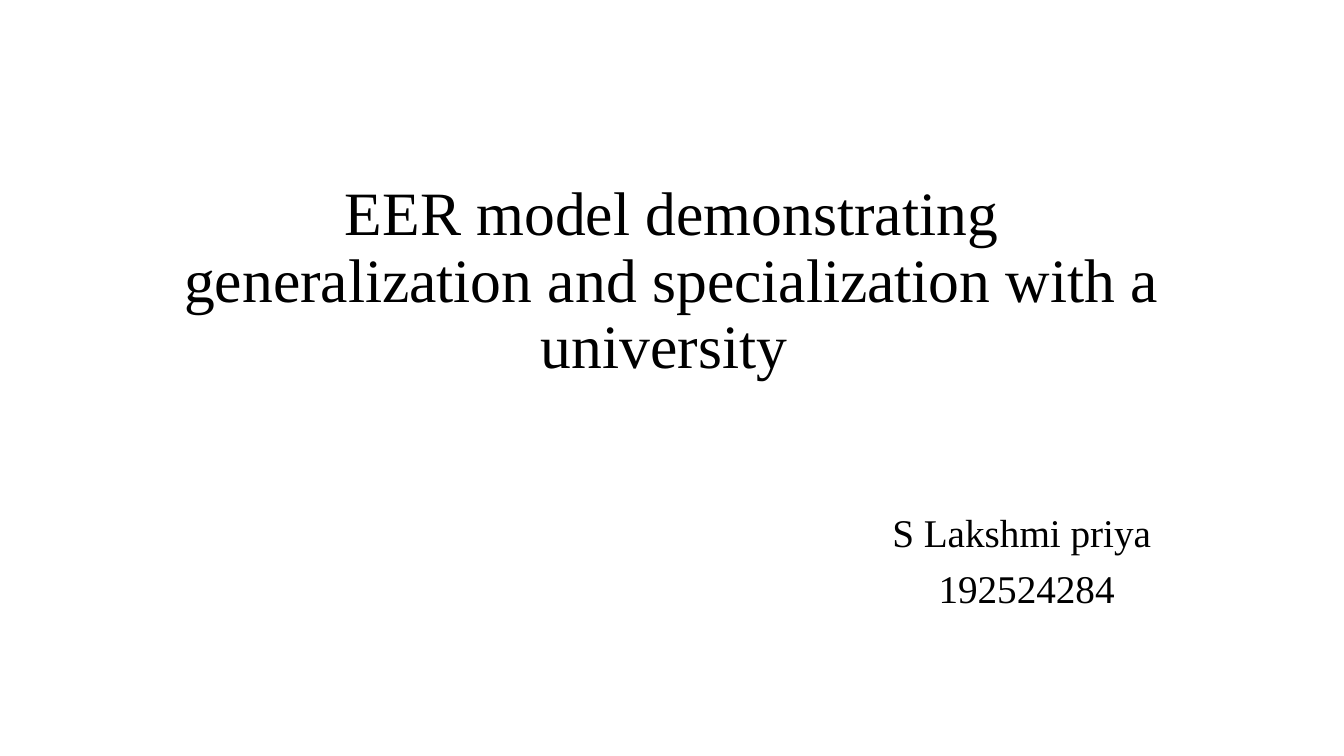
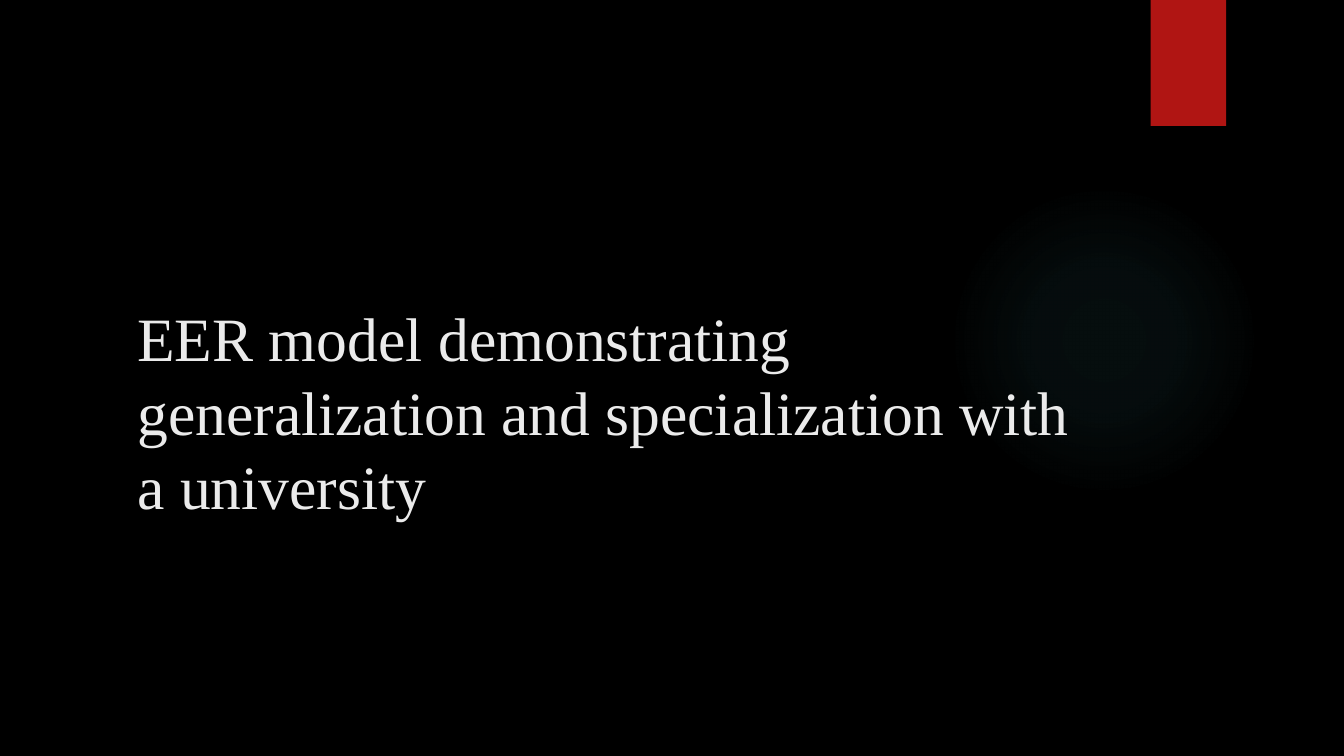
Before and after one commit to priyasiddapu-create/csa-0504-dbms, a slide deck: slide 5 of dbms ppt.pptx. Drawn at 1344x756 pixels with LibreOffice and Linux fonts; fonts in the diff are those of the drawing; background and template pictures are left out. Boxes give left, top, right and bottom in pixels: in the first picture for what was removed or moved away, otherwise in the second. Text is boxed around its words. In the diff, an @@ line names an element or a change of style, - is before the commit and + after.

```diff
--- a/dbms ppt.pptx
+++ b/dbms ppt.pptx
@@ background #FFFFFF to picture (left out) @@
@@ rectangle added at (x1=1150, y1=0, x2=1226, y2=126), fill #B01513 @@
@@ title "EER model demonstrating generalization and ..." moved from (x1=184, y1=192, x2=1158, y2=380) to (x1=137, y1=318, x2=1068, y2=520) @@
@@ title "EER model demonstrating generalization and ..." at (x1=137, y1=318, x2=1068, y2=520): text colour #000000 to #EBEBEB; alignment centre to left; line spacing 0.9 to 1 @@
@@ ellipse added at (x1=949, y1=185, x2=1259, y2=495), fill gradient #50B9C1 @@
@@ subtitle removed at (x1=892, y1=519, x2=1151, y2=604) @@
-S Lakshmi priya
-192524284
```
Also in this commit, not shown: 19 other slides changed, 1 slide added.
